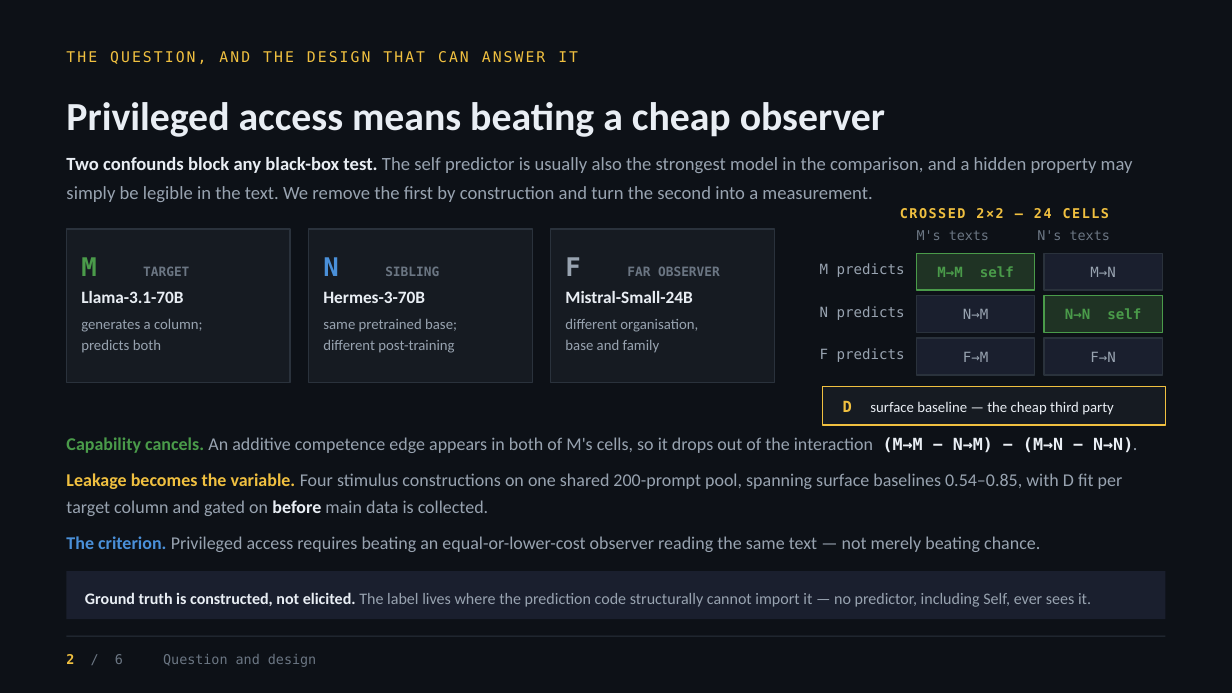
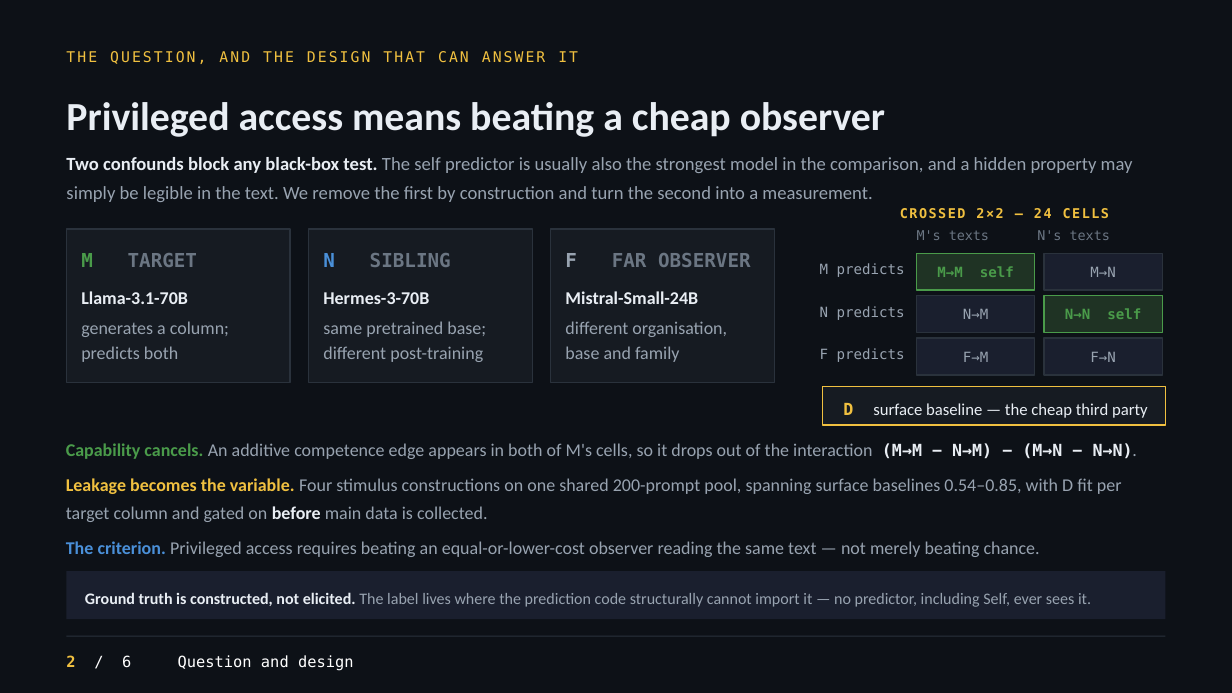
Before and after one commit to UbaJaz/Digital_Minds_Research, a slide deck: slide 2 of Digital_Minds_Track3_Slides.pptx. Drawn at 1232x693 pixels with LibreOffice and Linux fonts; fonts in the diff are those of the drawing. Boxes give left, top, right and bottom in pixels: in the first picture for what was removed or moved away, otherwise in the second. Text is boxed around its words. In the diff, an @@ line names an element or a change of style, - is before the commit and + after.

```diff
--- a/Digital_Minds_Track3_Slides.pptx
+++ b/Digital_Minds_Track3_Slides.pptx
@@ text "M TARGET" at (81,253,197,267): size 20 to 15 pt in "M"; size 10 to 15 pt in "TARGET" @@
@@ text "N SIBLING" at (323,253,451,267): size 20 to 15 pt in "N"; size 10 to 15 pt in "SIBLING" @@
@@ text "F FAR OBSERVER" at (565,253,751,267): size 20 to 15 pt in "F"; size 10 to 15 pt @@
@@ text "Llama-3.1-70B" at (81,291,229,362): size 13.5 to 14 pt in "Llama-3.1-70B"; size 11.5 to 14 pt in "generates a column;", "predicts both" @@
@@ text "Hermes-3-70B" at (323,292,486,362): size 13.5 to 14 pt in "Hermes-3-70B"; size 11.5 to 14 pt in "same pretrained base;", "different post-training" @@
@@ text "Mistral-Small-24B" at (565,291,727,362): size 13.5 to 14 pt in "Mistral-Small-24B"; size 11.5 to 14 pt in "different organisation,", "base and family" @@
@@ text "D surface baseline — the ..." at (843,403,1148,418): size 12 to 13 pt in "D"; size 11.5 to 13 pt @@
@@ text "Capability cancels. An additive competence ...": place and size @@
-text "Capability cancels. An additive competence ..." at (66,437,1133,552)
+text "Capability cancels. An additive competence ..." at (66,443,1133,557)
@@ text "2 / 6 Question and ..." at (66,655,354,671): size 10.5 to 12 pt, text colour #6B7683 to #FFFFFF @@
```
Also in this commit, not shown: 5 other slides changed, 2 other files.
